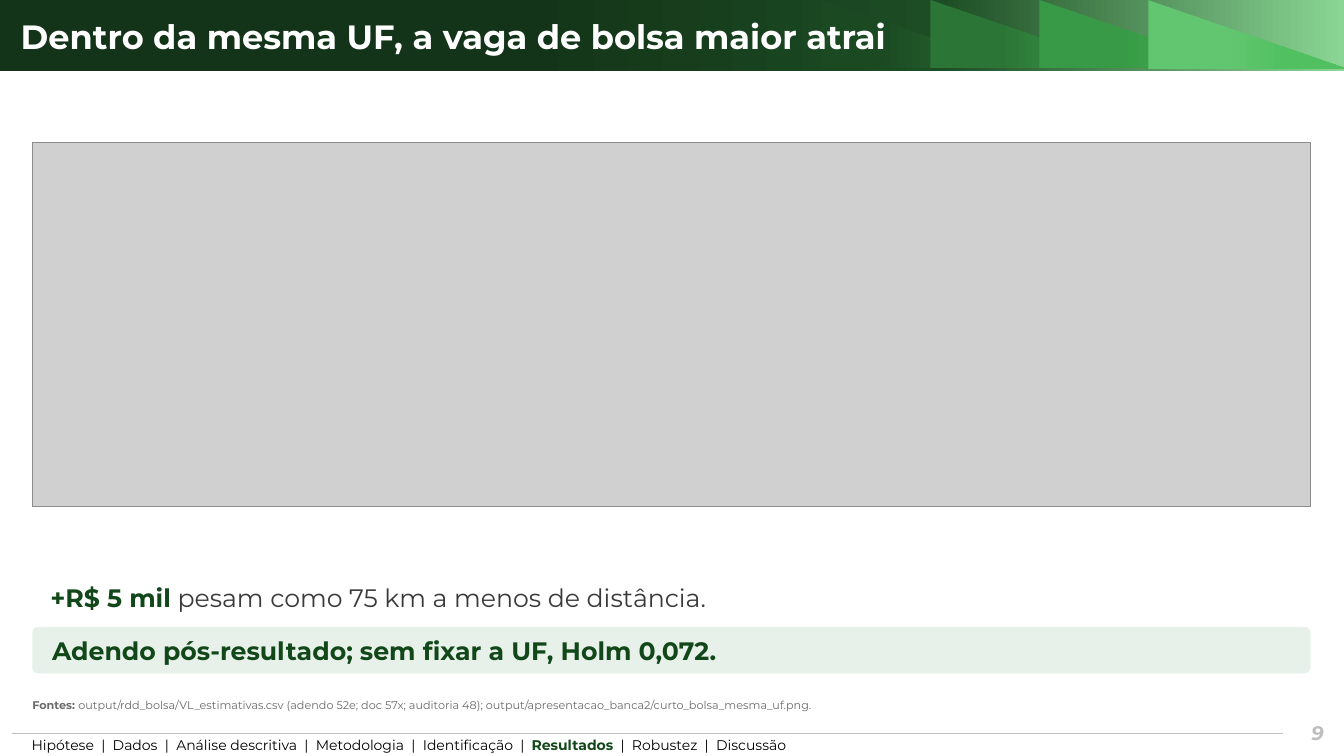
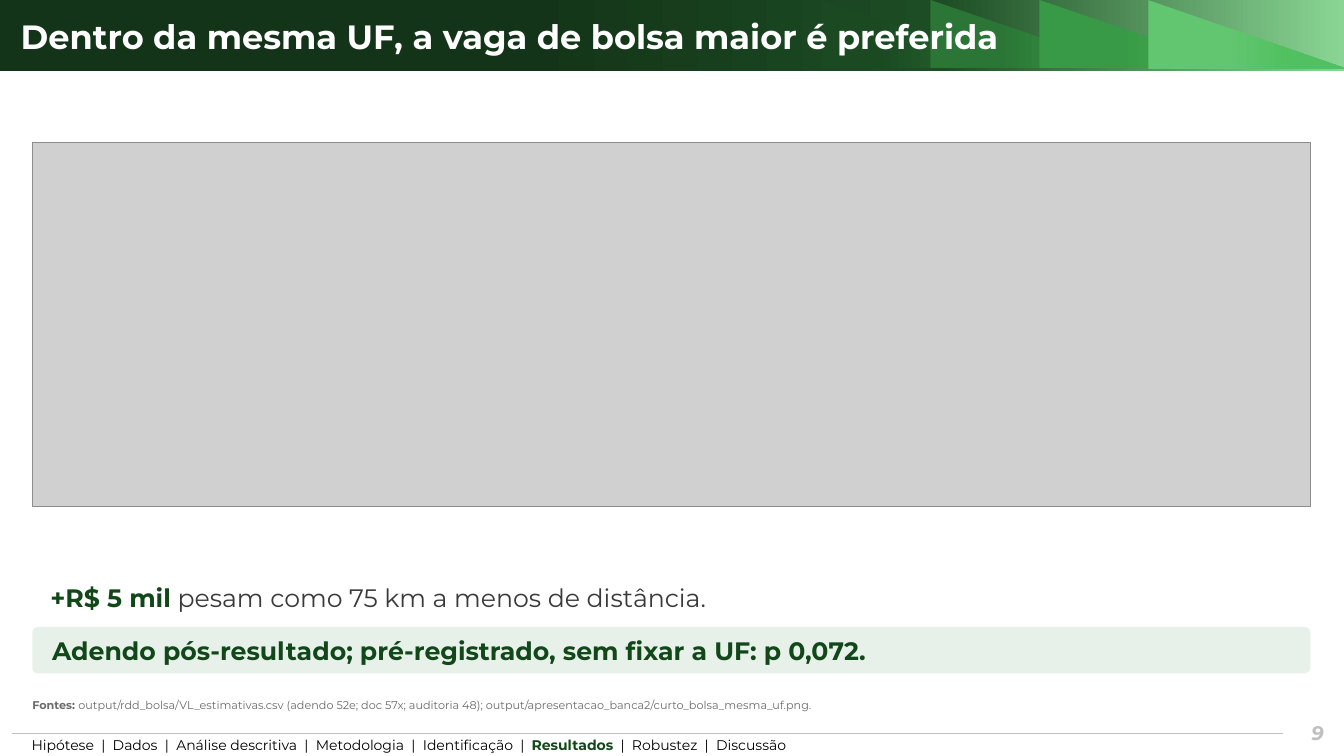
Before and after one commit to ka1victor/impact-eval-health-econ-pmme, a slide deck: slide 9 of output/apresentacao_banca2/deck_banca2_curto.pptx. Drawn at 1344x756 pixels with LibreOffice and Linux fonts; fonts in the diff are those of the drawing; grey boxes stand for pictures; background and template pictures are left out. Boxes give left, top, right and bottom in pixels: in the first picture for what was removed or moved away, otherwise in the second. Text is boxed around its words. In the diff, an @@ line names an element or a change of style, - is before the commit and + after.

```diff
--- a/output/apresentacao_banca2/deck_banca2_curto.pptx
+++ b/output/apresentacao_banca2/deck_banca2_curto.pptx
@@ title at (21, 16, 998, 57): text changed @@
-Dentro da mesma UF, a vaga de bolsa maior atrai
+Dentro da mesma UF, a vaga de bolsa maior é preferida
@@ text in rounded rectangle at (52, 640, 865, 665): text changed @@
-Adendo pós-resultado; sem fixar a UF, Holm 0,072.
+Adendo pós-resultado; pré-registrado, sem fixar a UF: p 0,072.
```
Also in this commit, not shown: 2 other slides changed, 22 other files.
